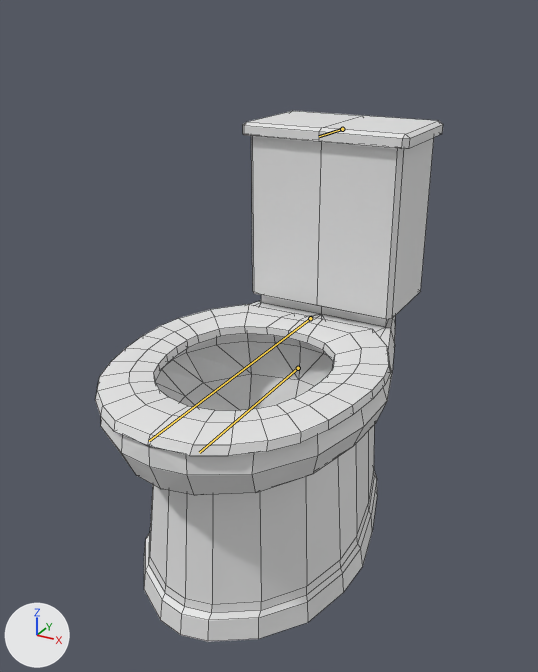
One commit to the Blender file resources/meshes/animatedToilet01.blend: the scene before it, then after it.
Before and after are seen from a 50 mm camera at (0.336, -0.68, 0.552) aimed at (-0.002, -0.064, 0.244). The axes (+X, +Y, +Z) are drawn at lower left. The lights are the same throughout. The bones that bend it are drawn over the model as lines. Mesh edges are drawn as thin lines.

Names of what the first picture shows: 'animatedToilet01'.
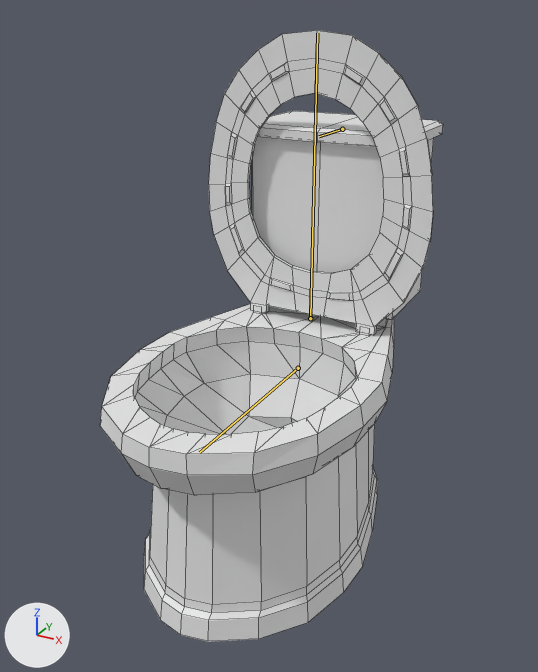
The newer file adds an action. The first version stands in its rest pose; the second is drawn at frame 1 of the action '80_close01'.

Where the change shows, as pixel boxes [x1, y1, x2, y2] in the pictures (538 x 672 px):
'animatedToilet01', posed (15% taller)
    before: [95, 111, 443, 642]
    after: [100, 30, 443, 642]
bone 'toiletSeat', root to tip
    before: (310, 318) to (149, 441)
    after: (310, 318) to (317, 33)

What the commit changed:
Bone 'toiletSeat' (bone_toiletseat) turns from (0, 0, 0) to (-90, 0, 0) degrees about its own x, y and z.
